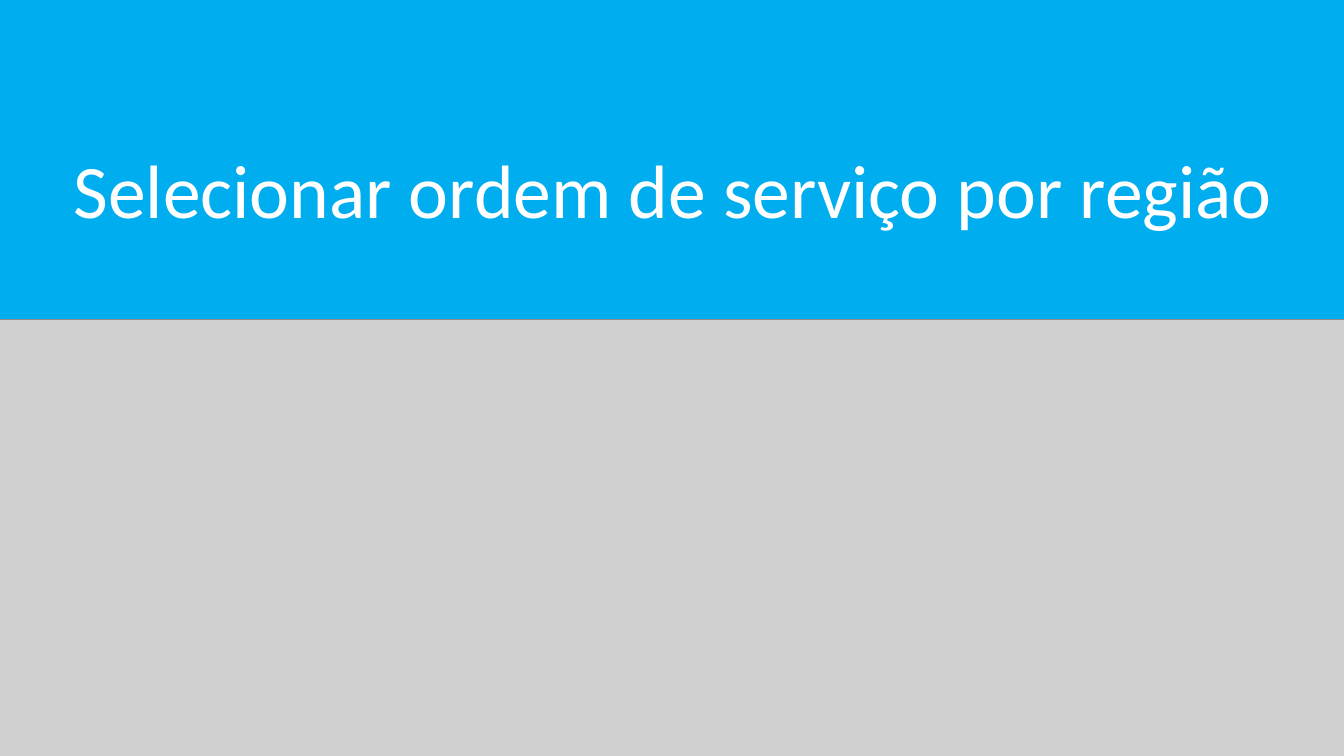
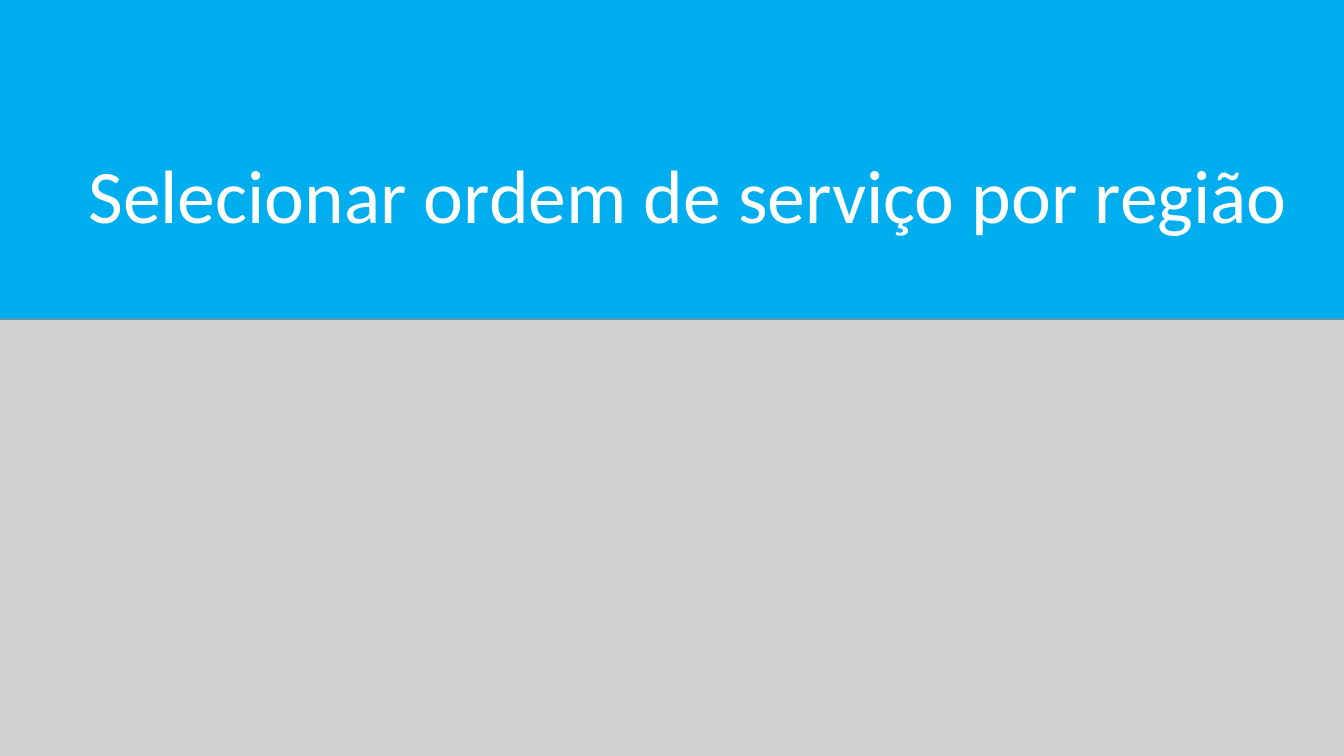
Before and after one commit to DouglasCPioC/engenharia-de-software-loja-de-motoboy, a slide deck: slide 17 of Slide/Projeto de uma empresa de motoboy.pptx (slide 16 before the commit). Drawn at 1344x756 pixels with LibreOffice and Linux fonts; fonts in the diff are those of the drawing; grey boxes stand for pictures. Boxes give left, top, right and bottom in pixels: in the first picture for what was removed or moved away, otherwise in the second. Text is boxed around its words. In the diff, an @@ line names an element or a change of style, - is before the commit and + after.

```diff
--- a/Slide/Projeto de uma empresa de motoboy.pptx
+++ b/Slide/Projeto de uma empresa de motoboy.pptx
@@ text "Selecionar ordem de serviço por ...": place and size @@
-text "Selecionar ordem de serviço por ..." at [73,165,1272,231]
+text "Selecionar ordem de serviço por ..." at [88,170,1287,236]
```
Also in this commit, not shown: 3 other slides changed, 9 slides added, 3 slides removed, 1 other file.
